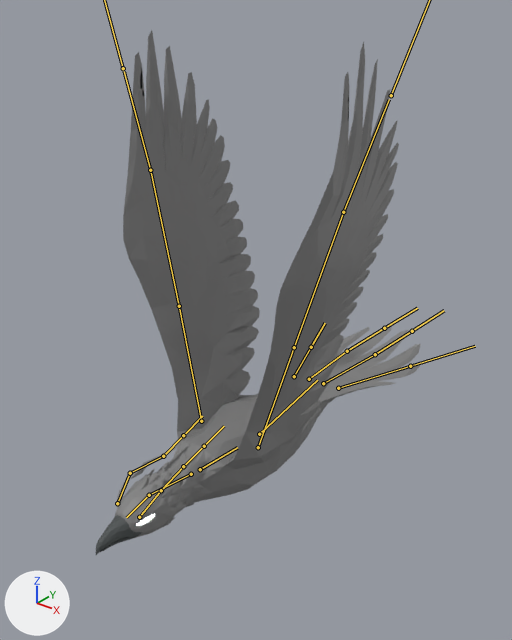
The FBX model RawContent/Animations/Bird/Game/MarketplaceAssets/Low_Poly_Legend_Thunderbird/Character/FinalAnimations/AS_Thunderbird_Strong_Flight_Straight.fbx: old version first, new version second.
Before and after are seen from a camera (50 mm lens) standing at (0.865, -1.07, 1.056) and looking at (-0.062, 0.089, 0.338). The axes (+X, +Y, +Z) are drawn at lower left. The lights are the same throughout. The bones that bend it are drawn over the model as lines.

The first picture shows 'SK_Thunderbird'.
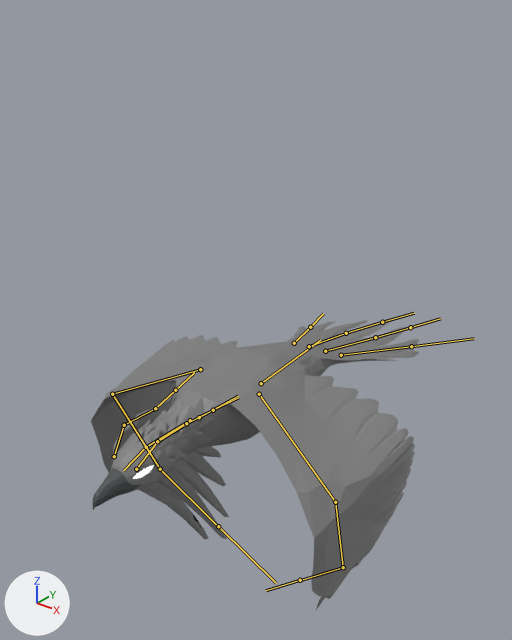
The newer file adds an action. The first version stands in its rest pose; the second is drawn at frame 18 of the action 'Take 001'.

Pixel boxes [x1, y1, x2, y2] of what changed, in the pictures (512 x 640 px):
'SK_Thunderbird', posed (44% shorter): before [96, 30, 421, 555]; after [91, 319, 420, 610]
bone 'Root', root to tip: before (200, 469) to (237, 447); after (199, 417) to (238, 396)
bone 'Neck', root to tip: before (191, 474) to (149, 495); after (190, 420) to (146, 447)
bone 'Head', root to tip: before (149, 495) to (126, 517); after (146, 447) to (123, 470)
bone 'Antenna_Right_2', root to tip: before (130, 473) to (163, 456); after (124, 425) to (155, 408)
bone 'Antenna_Right_3', root to tip: before (163, 456) to (183, 435); after (155, 408) to (175, 390)
bone 'Antenna_Left_2', root to tip: before (161, 490) to (183, 466); after (157, 441) to (186, 423)
bone 'Antenna_Left_3', root to tip: before (183, 466) to (204, 446); after (186, 423) to (213, 410)
bone 'BackBone', root to tip: before (259, 434) to (317, 380); after (261, 383) to (320, 340)
bone 'Tail_Right', root to tip: before (294, 376) to (311, 347); after (294, 343) to (310, 327)
bone 'Tail_Left', root to tip: before (338, 388) to (410, 366); after (341, 355) to (411, 346)
bone 'Tail_CenterLeft_1', root to tip: before (323, 383) to (375, 354); after (325, 351) to (375, 337)
bone 'Tail_CenterRight_1', root to tip: before (309, 379) to (347, 351); after (309, 346) to (346, 333)
bone 'Wing_Right_1', root to tip: before (201, 421) to (179, 306); after (200, 369) to (112, 394)
bone 'Wing_Right_2', root to tip: before (179, 306) to (150, 170); after (112, 394) to (160, 469)
bone 'Wing_Right_3', root to tip: before (150, 170) to (124, 71); after (160, 469) to (216, 525)
bone 'Wing_Left_1', root to tip: before (258, 447) to (294, 347); after (259, 394) to (335, 502)
bone 'Wing_Left_2', root to tip: before (294, 347) to (343, 212); after (335, 502) to (343, 567)
bone 'Wing_Left_3', root to tip: before (343, 212) to (389, 99); after (343, 567) to (301, 580)

The change, as a diff of the scene's bpy script:
```diff
--- a/RawContent/Animations/Bird/Game/MarketplaceAssets/Low_Poly_Legend_Thunderbird/Character/FinalAnimations/AS_Thunderbird_Strong_Flight_Straight.fbx.py
+++ b/RawContent/Animations/Bird/Game/MarketplaceAssets/Low_Poly_Legend_Thunderbird/Character/FinalAnimations/AS_Thunderbird_Strong_Flight_Straight.fbx.py
@@ bone_root @@
 bone_root = bpy.data.objects['Bird_Rig'].pose.bones['Root']
-bone_root.location = (0.0, 0.0, 0.0)
-bone_root.rotation_quaternion = (1.0, 0.0, 0.0, 0.0)  # degrees (0, 0, 0)
+bone_root.location = (0.02, -0.09, 1.12)
+bone_root.rotation_quaternion = (1.0, 0.012, 0.0, 0.0)  # degrees (1, 0, 0)
@@ bone_neck @@
 bone_neck = bpy.data.objects['Bird_Rig'].pose.bones['Neck']  # child of 'Root'
-bone_neck.location = (0.0, 0.0, 0.0)
-bone_neck.rotation_quaternion = (1.0, 0.0, 0.0, 0.0)  # degrees (0, 0, 0)
+bone_neck.location = (0.0, -0.01, 0.02)
+bone_neck.rotation_quaternion = (0.998, -0.065, 0.0, 0.0)  # degrees (-7, 0, 0)
@@ bone_head @@
 bone_head = bpy.data.objects['Bird_Rig'].pose.bones['Head']  # child of 'Neck'
-bone_head.rotation_quaternion = (1.0, 0.0, 0.0, 0.0)  # degrees (0, 0, 0)
+bone_head.rotation_quaternion = (0.999, 0.043, 0.0, 0.0)  # degrees (5, 0, 0)
@@ bone_antenna_right_2 @@
 bone_antenna_right_2 = bpy.data.objects['Bird_Rig'].pose.bones['Antenna_Right_2']  # child of 'Antenna_Right_1'
-bone_antenna_right_2.rotation_quaternion = (1.0, 0.0, 0.0, 0.0)  # degrees (0, 0, 0)
+bone_antenna_right_2.rotation_quaternion = (0.993, -0.07, -0.062, 0.078)  # degrees (-9, -6, 9)
@@ bone_antenna_right_3 @@
 bone_antenna_right_3 = bpy.data.objects['Bird_Rig'].pose.bones['Antenna_Right_3']  # child of 'Antenna_Right_2'
-bone_antenna_right_3.rotation_quaternion = (1.0, 0.0, 0.0, 0.0)  # degrees (0, 0, 0)
+bone_antenna_right_3.rotation_quaternion = (0.997, 0.008, -0.002, -0.071)  # degrees (1, 0, -8)
@@ bone_antenna_left_2 @@
 bone_antenna_left_2 = bpy.data.objects['Bird_Rig'].pose.bones['Antenna_Left_2']  # child of 'Antenna_Left_1'
-bone_antenna_left_2.rotation_quaternion = (1.0, 0.0, 0.0, 0.0)  # degrees (0, 0, 0)
+bone_antenna_left_2.rotation_quaternion = (0.993, -0.052, 0.051, -0.091)  # degrees (-6, 5, -11)
@@ bone_antenna_left_3 @@
 bone_antenna_left_3 = bpy.data.objects['Bird_Rig'].pose.bones['Antenna_Left_3']  # child of 'Antenna_Left_2'
-bone_antenna_left_3.rotation_quaternion = (1.0, 0.0, 0.0, 0.0)  # degrees (0, 0, 0)
+bone_antenna_left_3.rotation_quaternion = (0.997, -0.048, -0.056, -0.01)  # degrees (-5, -6, -1)
@@ bone_backbone @@
 bone_backbone = bpy.data.objects['Bird_Rig'].pose.bones['BackBone']  # child of 'Root'
-bone_backbone.rotation_quaternion = (1.0, 0.0, 0.0, 0.0)  # degrees (0, 0, 0)
+bone_backbone.rotation_quaternion = (0.998, -0.061, 0.0, 0.0)  # degrees (-7, 0, 0)
@@ bone_tail_right @@
 bone_tail_right = bpy.data.objects['Bird_Rig'].pose.bones['Tail_Right']  # child of 'BackBone'
-bone_tail_right.location = (0.0, 0.0, 0.0)
-bone_tail_right.rotation_quaternion = (1.0, 0.0, 0.0, 0.0)  # degrees (0, 0, 0)
+bone_tail_right.location = (-0.02, -0.06, -0.13)
+bone_tail_right.rotation_quaternion = (1.0, -0.021, 0.018, -0.005)  # degrees (-2, 2, -1)
@@ bone_tail_left @@
 bone_tail_left = bpy.data.objects['Bird_Rig'].pose.bones['Tail_Left']  # child of 'BackBone'
-bone_tail_left.location = (0.0, 0.0, 0.0)
-bone_tail_left.rotation_quaternion = (1.0, 0.0, 0.0, 0.0)  # degrees (0, 0, 0)
+bone_tail_left.location = (0.04, -0.07, -0.15)
+bone_tail_left.rotation_quaternion = (0.999, -0.032, -0.01, 0.012)  # degrees (-4, -1, 1)
@@ bone_tail_centerleft_1 @@
 bone_tail_centerleft_1 = bpy.data.objects['Bird_Rig'].pose.bones['Tail_CenterLeft_1']  # child of 'BackBone'
-bone_tail_centerleft_1.location = (0.0, 0.0, 0.0)
-bone_tail_centerleft_1.rotation_quaternion = (1.0, 0.0, 0.0, 0.0)  # degrees (0, 0, 0)
+bone_tail_centerleft_1.location = (0.01, -0.06, -0.16)
+bone_tail_centerleft_1.rotation_quaternion = (0.999, -0.041, -0.008, 0.006)  # degrees (-5, -1, 1)
@@ bone_tail_centerright_1 @@
 bone_tail_centerright_1 = bpy.data.objects['Bird_Rig'].pose.bones['Tail_CenterRight_1']  # child of 'BackBone'
-bone_tail_centerright_1.location = (0.0, 0.0, 0.0)
-bone_tail_centerright_1.rotation_quaternion = (1.0, 0.0, 0.0, 0.0)  # degrees (0, 0, 0)
+bone_tail_centerright_1.location = (0.0, -0.06, -0.15)
+bone_tail_centerright_1.rotation_quaternion = (0.999, -0.033, 0.009, 0.002)  # degrees (-4, 1, 0)
@@ bone_wing_right_1 @@
 bone_wing_right_1 = bpy.data.objects['Bird_Rig'].pose.bones['Wing_Right_1']  # child of 'Root'
-bone_wing_right_1.rotation_quaternion = (1.0, 0.0, 0.0, 0.0)  # degrees (0, 0, 0)
+bone_wing_right_1.rotation_quaternion = (0.622, -0.778, 0.086, 0.031)  # degrees (-103, 9, -5)
@@ bone_wing_right_2 @@
 bone_wing_right_2 = bpy.data.objects['Bird_Rig'].pose.bones['Wing_Right_2']  # child of 'Wing_Right_1'
-bone_wing_right_2.rotation_quaternion = (1.0, 0.0, 0.0, 0.0)  # degrees (0, 0, 0)
+bone_wing_right_2.rotation_quaternion = (0.793, -0.344, -0.052, 0.5)  # degrees (-38, 15, 59)
@@ bone_wing_right_3 @@
 bone_wing_right_3 = bpy.data.objects['Bird_Rig'].pose.bones['Wing_Right_3']  # child of 'Wing_Right_2'
-bone_wing_right_3.rotation_quaternion = (1.0, 0.0, 0.0, 0.0)  # degrees (0, 0, 0)
-bone_wing_right_3.scale = (1.0, 1.0, 1.0)
+bone_wing_right_3.rotation_quaternion = (0.939, 0.001, -0.003, 0.344)  # degrees (0, 0, 40)
+bone_wing_right_3.scale = (0.99, 1.01, 1.0)
@@ bone_wing_left_1 @@
 bone_wing_left_1 = bpy.data.objects['Bird_Rig'].pose.bones['Wing_Left_1']  # child of 'Root'
-bone_wing_left_1.rotation_quaternion = (1.0, 0.0, 0.0, 0.0)  # degrees (0, 0, 0)
+bone_wing_left_1.rotation_quaternion = (0.63, -0.771, -0.088, -0.032)  # degrees (-102, -9, 6)
@@ bone_wing_left_2 @@
 bone_wing_left_2 = bpy.data.objects['Bird_Rig'].pose.bones['Wing_Left_2']  # child of 'Wing_Left_1'
-bone_wing_left_2.rotation_quaternion = (1.0, 0.0, 0.0, 0.0)  # degrees (0, 0, 0)
+bone_wing_left_2.rotation_quaternion = (0.776, -0.358, 0.04, -0.517)  # degrees (-39, -18, -61)
@@ bone_wing_left_3 @@
 bone_wing_left_3 = bpy.data.objects['Bird_Rig'].pose.bones['Wing_Left_3']  # child of 'Wing_Left_2'
-bone_wing_left_3.rotation_quaternion = (1.0, 0.0, 0.0, 0.0)  # degrees (0, 0, 0)
-bone_wing_left_3.scale = (1.0, 1.0, 1.0)
+bone_wing_left_3.rotation_quaternion = (0.965, 0.006, -0.004, -0.261)  # degrees (1, 0, -30)
+bone_wing_left_3.scale = (0.99, 1.01, 1.0)
```
